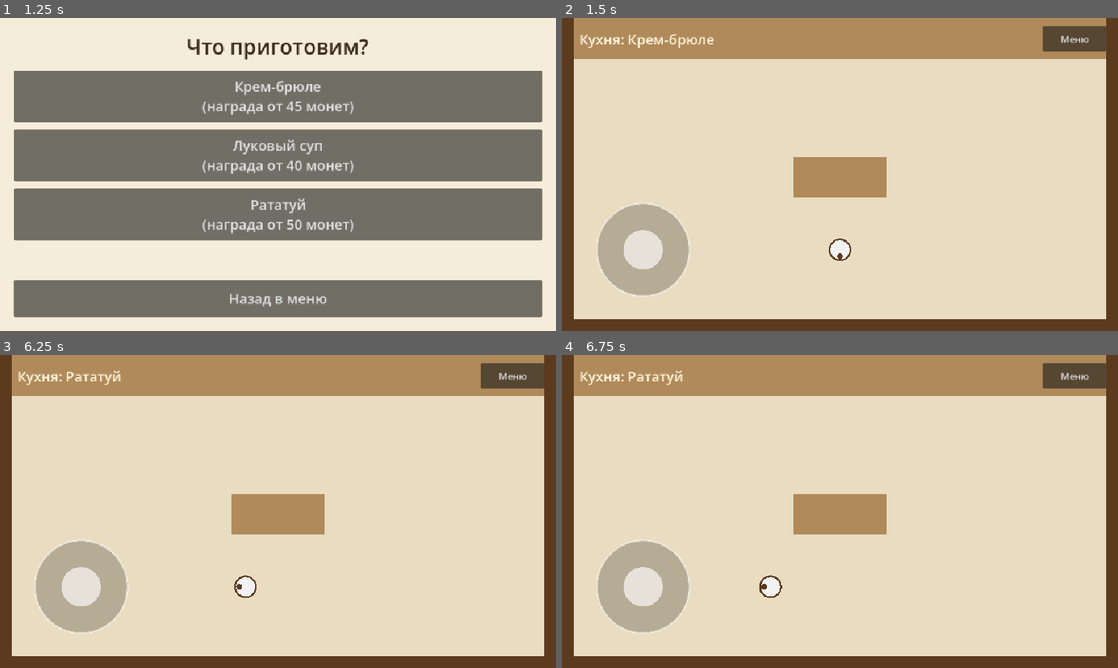
Above: before the commit, frames 1-4 (two rows, left to right).
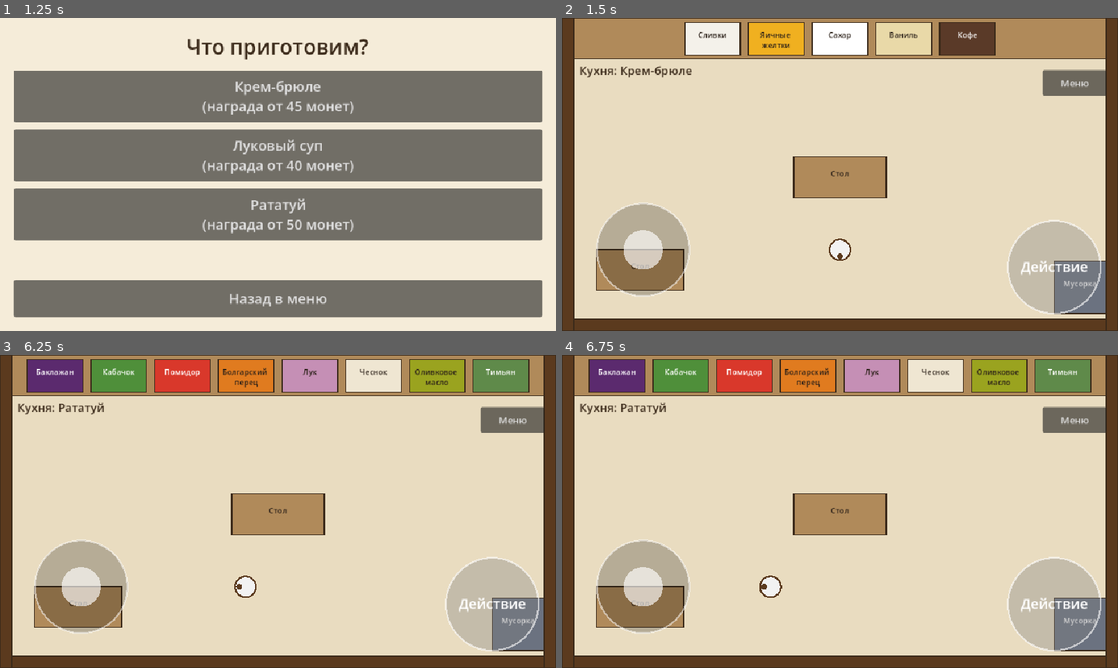
Above: after the commit, the same moments.

Repository: makedonski792-dot/Cheef-NAT
Game: Godot game, scene res://scenes/main_menu.tscn
The game is run twice, just before and just after one commit, with the same random seed, the same clock (stepped at 60 frames per second) and the same inputs.
Inputs (mouse positions are in pixels of both pictures, inside the frame that each line leads up to):
- Up to frame 1 (1.25 s): click "Готовить" at 0.5 s
- Up to frame 2 (1.5 s): click "Крем-брюле (награда от 45 мон…" at 1.25 s
- Up to frame 3 (6.25 s): click "Меню" at 2 s; tap Enter (ui_accept) at 2.75, 4.25, 5.75 s; move the mouse to (400, 495) at 2.77 s; hold Right (ui_right) 2.78-3.5 s; hold Enter (ui_accept) 2.78-3.5 s; click (400, 495) at 2.92 s; drag from (166, 527) to (250, 574) at 3.52 s; move the mouse to (333, 442) at 4.27 s; hold Right (ui_right) 4.28-5 s; hold Enter (ui_accept) 4.28-5 s; click (333, 442) at 4.42 s; drag from (250, 574) to (111, 464) at 5.02 s; move the mouse to (444, 558) at 5.77 s; hold Left (ui_left) from 5.78 s (still down); hold Enter (ui_accept) from 5.78 s (still down); click (444, 558) at 5.92 s
- Up to frame 4 (6.75 s): release Left (ui_left) at 6.5 s; release Enter (ui_accept) at 6.5 s; drag from (673, 464) to (756, 433) at 6.52 s

Frame 1 is identical in both runs. In frame 2, 16% of the frame differs, in the area x 0-100%, y 0-100%; in frame 3, 19%; in frame 4, 19%.

Commit message:
Ящики с ингредиентами, столы, мусорка и кнопка действия (взять/положить)
Co-Authored-By: Claude Sonnet 5.5 <noreply@anthropic.com>

Diff:
--- a/data/ingredients.json
+++ b/data/ingredients.json
@@ -1,20 +1,20 @@
 {
-	"onion": {"name": "Лук", "emoji": "🧅"},
-	"butter": {"name": "Сливочное масло", "emoji": "🧈"},
-	"beef_broth": {"name": "Говяжий бульон", "emoji": "🍲"},
-	"white_wine": {"name": "Белое вино", "emoji": "🍷"},
-	"baguette": {"name": "Багет", "emoji": "🥖"},
-	"gruyere": {"name": "Сыр грюйер", "emoji": "🧀"},
-	"eggplant": {"name": "Баклажан", "emoji": "🍆"},
-	"zucchini": {"name": "Кабачок", "emoji": "🥒"},
-	"tomato": {"name": "Помидор", "emoji": "🍅"},
-	"bell_pepper": {"name": "Болгарский перец", "emoji": "🫑"},
-	"garlic": {"name": "Чеснок", "emoji": "🧄"},
-	"olive_oil": {"name": "Оливковое масло", "emoji": "🫒"},
-	"thyme": {"name": "Тимьян", "emoji": "🌿"},
-	"cream": {"name": "Сливки", "emoji": "🥛"},
-	"egg_yolk": {"name": "Яичные желтки", "emoji": "🥚"},
-	"sugar": {"name": "Сахар", "emoji": "🍬"},
-	"vanilla": {"name": "Ваниль", "emoji": "🌼"},
-	"coffee": {"name": "Кофе", "emoji": "☕"}
+	"onion": {"name": "Лук", "emoji": "🧅", "color": "#c58fb5"},
+	"butter": {"name": "Сливочное масло", "emoji": "🧈", "color": "#f6e27a"},
+	"beef_broth": {"name": "Говяжий бульон", "emoji": "🍲", "color": "#8a5a2b"},
+	"white_wine": {"name": "Белое вино", "emoji": "🍷", "color": "#e8e3a0"},
+	"baguette": {"name": "Багет", "emoji": "🥖", "color": "#d9a65a"},
+	"gruyere": {"name": "Сыр грюйер", "emoji": "🧀", "color": "#f2c94c"},
+	"eggplant": {"name": "Баклажан", "emoji": "🍆", "color": "#5b2a6e"},
+	"zucchini": {"name": "Кабачок", "emoji": "🥒", "color": "#4f8f3a"},
+	"tomato": {"name": "Помидор", "emoji": "🍅", "color": "#d9382b"},
+	"bell_pepper": {"name": "Болгарский перец", "emoji": "🫑", "color": "#e07b1f"},
+	"garlic": {"name": "Чеснок", "emoji": "🧄", "color": "#efe6d2"},
+	"olive_oil": {"name": "Оливковое масло", "emoji": "🫒", "color": "#9aa31f"},
+	"thyme": {"name": "Тимьян", "emoji": "🌿", "color": "#5f8a4a"},
+	"cream": {"name": "Сливки", "emoji": "🥛", "color": "#f4f1ea"},
+	"egg_yolk": {"name": "Яичные желтки", "emoji": "🥚", "color": "#f0b020"},
+	"sugar": {"name": "Сахар", "emoji": "🍬", "color": "#ffffff"},
+	"vanilla": {"name": "Ваниль", "emoji": "🌼", "color": "#e9d9a8"},
+	"coffee": {"name": "Кофе", "emoji": "☕", "color": "#5a3a28"}
 }
--- a/scenes/kitchen.gd
+++ b/scenes/kitchen.gd
@@ -3,13 +3,21 @@
 # Размер кухни 960x540 (горизонтальный экран).
 
 const KITCHEN_SIZE := Vector2(960, 540)
+# Как близко к месту должен подойти повар (от края повара)
+const REACH := Chef.RADIUS + 16.0
 
 var chef: Chef
 var joystick: ScreenJoystick
+var stations: Array[Station] = []
+
+var _focus: Station
+var _hint_label: Label
+var _action_button: ActionButton
 
 
 func _ready() -> void:
 	_build_floor_and_walls()
+	_build_stations()
 
 	# Повар
 	chef = Chef.new()
@@ -20,6 +28,52 @@
 	_build_interface()
 
 
+func _process(_delta: float) -> void:
+	# Ищем ближайшее место, с которым можно что-то сделать, и подсвечиваем его
+	var target := find_station()
+	if target != _focus:
+		if _focus != null:
+			_focus.focused = false
+		_focus = target
+		if _focus != null:
+			_focus.focused = true
+
+	if _focus != null:
+		var verb := _focus.verb(chef)
+		_action_button.label_text = verb
+		_hint_label.text = "%s: %s" % [verb, _focus.target_name(chef)]
+	else:
+		_action_button.label_text = ""
+		_hint_label.text = ""
+
+
+# Пробел или Enter на клавиатуре — то же, что кнопка действия
+func _unhandled_input(event: InputEvent) -> void:
+	if event.is_action_pressed("ui_accept"):
+		do_action()
+
+
+# Выполнить действие с ближайшим подходящим местом
+func do_action() -> void:
+	var target := find_station()
+	if target != null:
+		target.interact(chef)
+
+
+# Ближайшее место, где у повара есть доступное действие (или null)
+func find_station() -> Station:
+	var best: Station = null
+	var best_distance := REACH
+	for station in stations:
+		if station.verb(chef) == "":
+			continue
+		var distance := station.distance_to(chef.position)
+		if distance <= best_distance:
+			best_distance = distance
+			best = station
+	return best
+
+
 # Пол, стены и столы. Всё, что рисуем как блок, ещё и не пускает повара.
 func _build_floor_and_walls() -> void:
 	# Огромный тёмный фон (виден, если экран шире кухни) и сам пол
@@ -28,11 +82,10 @@
 
 	var wall_color := Color("5b3a1e")
 	var counter_color := Color("b08a5a")
-	_add_block(Rect2(0, 0, 960, 70), counter_color)       # длинный стол у верхней стены
-	_add_block(Rect2(0, 520, 960, 20), wall_color)        # нижняя стена
-	_add_block(Rect2(0, 0, 20, 540), wall_color)          # левая стена
-	_add_block(Rect2(940, 0, 20, 540), wall_color)        # правая стена
-	_add_block(Rect2(400, 240, 160, 70), counter_color)   # остров посередине
+	_add_block(Rect2(0, 0, 960, 70), counter_color)   # длинный стол у верхней стены
+	_add_block(Rect2(0, 520, 960, 20), wall_color)    # нижняя стена
+	_add_block(Rect2(0, 0, 20, 540), wall_color)      # левая стена
+	_add_block(Rect2(940, 0, 20, 540), wall_color)    # правая стена
 
 
 func _add_floor(rect: Rect2, color: Color) -> void:
@@ -43,36 +96,65 @@
 	add_child(floor_rect)
 
 
-# Блок с видимой картинкой и твёрдой коллизией
+# Простой твёрдый блок (стена)
 func _add_block(rect: Rect2, color: Color) -> void:
-	var body := StaticBody2D.new()
-	body.position = rect.position
-	add_child(body)
-
-	var shape := CollisionShape2D.new()
-	var rectangle := RectangleShape2D.new()
-	rectangle.size = rect.size
-	shape.shape = rectangle
-	shape.position = rect.size / 2.0
-	body.add_child(shape)
-
-	var picture := ColorRect.new()
-	picture.size = rect.size
-	picture.color = color
-	body.add_child(picture)
+	var block := Station.new()
+	block.setup(rect, color, "")
+	add_child(block)
 
 
-# Экранный слой: заголовок, кнопка «Меню», джойстик
+# Ящики по рецепту, столы и мусорка
+func _build_stations() -> void:
+	var ingredients := RecipeLoader.load_ingredients()
+	var ids: Array = GameState.current_recipe.get("ingredients", [])
+	if ids.is_empty():
+		ids = ["onion", "butter", "beef_broth"]
+
+	# Ящики в ряд вдоль верхнего стола, по центру
+	var cell := 110.0
+	var start := 40.0 + (880.0 - ids.size() * cell) / 2.0
+	for i in ids.size():
+		var crate := Crate.new()
+		crate.setup_crate(ids[i], ingredients.get(ids[i], {}), Rect2(start + i * cell + 7, 8, 96, 56))
+		_add_station(crate)
+
+	# Два стола и мусорка
+	var island := Table.new()
+	island.setup(Rect2(400, 240, 160, 70), Color("b08a5a"), "Стол")
+	_add_station(island)
+
+	var side_table := Table.new()
+	side_table.setup(Rect2(60, 400, 150, 70), Color("b08a5a"), "Стол")
+	_add_station(side_table)
+
+	var bin := TrashBin.new()
+	bin.setup(Rect2(850, 420, 90, 90), Color("6b7280"), "Мусорка")
+	_add_station(bin)
+
+
+func _add_station(station: Station) -> void:
+	add_child(station)
+	stations.append(station)
+
+
+# Экранный слой: заголовок, подсказка, кнопка «Меню», джойстик, кнопка действия
 func _build_interface() -> void:
 	var layer := CanvasLayer.new()
 	add_child(layer)
 
 	var title := Label.new()
 	title.text = "Кухня: %s" % GameState.current_recipe.get("name", "свободная игра")
-	title.position = Vector2(30, 20)
-	title.add_theme_font_size_override("font_size", 24)
-	title.add_theme_color_override("font_color", Color("fff4dc"))
+	title.position = Vector2(30, 76)
+	title.add_theme_font_size_override("font_size", 20)
+	title.add_theme_color_override("font_color", Color("3b2a1a"))
 	layer.add_child(title)
+
+	# Подсказка: что произойдёт по кнопке действия
+	_hint_label = Label.new()
+	_hint_label.position = Vector2(30, 102)
+	_hint_label.add_theme_font_size_override("font_size", 22)
+	_hint_label.add_theme_color_override("font_color", Color("8a3b00"))
+	layer.add_child(_hint_label)
 
 	var menu_button := Button.new()
 	menu_button.text = "Меню"
@@ -81,7 +163,7 @@
 	menu_button.anchor_right = 1.0
 	menu_button.offset_left = -130
 	menu_button.offset_right = -20
-	menu_button.offset_top = 14
+	menu_button.offset_top = 90
 	menu_button.pressed.connect(_on_menu_pressed)
 	layer.add_child(menu_button)
 
@@ -89,6 +171,10 @@
 	layer.add_child(joystick)
 	chef.joystick = joystick
 
+	_action_button = ActionButton.new()
+	_action_button.pressed.connect(do_action)
+	layer.add_child(_action_button)
+
 
 func _on_menu_pressed() -> void:
 	get_tree().change_scene_to_file("res://scenes/main_menu.tscn")
--- /dev/null
+++ b/scripts/action_button.gd
@@ -0,0 +1,55 @@
+class_name ActionButton
+extends Control
+# Большая круглая кнопка действия справа внизу. Как и джойстик, понимает
+# касания разными пальцами, поэтому её можно жать, не отпуская джойстик.
+
+signal pressed
+
+const RADIUS := 80.0
+
+# Что написано на кнопке («Взять»). Пусто = сейчас делать нечего.
+var label_text := "":
+	set(value):
+		if label_text != value:
+			label_text = value
+			queue_redraw()
+
+var _touch_index := -1
+
+
+func _ready() -> void:
+	# Прижимаем к правому нижнему углу, размер 160x160
+	anchor_left = 1.0
+	anchor_right = 1.0
+	anchor_top = 1.0
+	anchor_bottom = 1.0
+	offset_left = -190.0
+	offset_right = -30.0
+	offset_top = -190.0
+	offset_bottom = -30.0
+	mouse_filter = Control.MOUSE_FILTER_IGNORE
+
+
+func _input(event: InputEvent) -> void:
+	if event is InputEventScreenTouch:
+		if event.pressed and _touch_index == -1:
+			if event.position.distance_to(get_global_rect().get_center()) <= RADIUS * 1.15:
+				_touch_index = event.index
+				pressed.emit()
+				queue_redraw()
+		elif not event.pressed and event.index == _touch_index:
+			_touch_index = -1
+			queue_redraw()
+
+
+func _draw() -> void:
+	var c := size / 2.0
+	var active := label_text != ""
+	var color := Color(0.95, 0.6, 0.1, 0.85) if active else Color(0.5, 0.5, 0.5, 0.35)
+	if _touch_index != -1:
+		color = color.darkened(0.3)
+	draw_circle(c, RADIUS, color)
+	draw_arc(c, RADIUS, 0.0, TAU, 48, Color(1, 1, 1, 0.6), 3.0)
+	var text := label_text if active else "Действие"
+	draw_string(ThemeDB.fallback_font, Vector2(0, c.y + 8), text,
+			HORIZONTAL_ALIGNMENT_CENTER, size.x, 24, Color.WHITE)
--- a/scripts/chef.gd
+++ b/scripts/chef.gd
@@ -11,6 +11,11 @@
 # Куда смотрит повар (понадобится, чтобы брать предметы перед собой)
 var facing := Vector2.DOWN
 
+# Что повар держит в руках (null — руки пусты)
+var held: FoodItem = null
+
+var _held_view: ItemView
+
 
 func _ready() -> void:
 	# Круглая «коллизия» — граница, которой повар упирается в стены
@@ -19,6 +24,25 @@
 	circle.radius = RADIUS
 	shape.shape = circle
 	add_child(shape)
+
+	# Предмет в руках рисуем над головой повара
+	_held_view = ItemView.new()
+	_held_view.position = Vector2(0, -38)
+	add_child(_held_view)
+
+
+# Взять предмет в руки
+func hold(item: FoodItem) -> void:
+	held = item
+	_held_view.set_item(item)
+
+
+# Отдать предмет из рук (возвращает его, руки становятся пустыми)
+func drop() -> FoodItem:
+	var item := held
+	held = null
+	_held_view.set_item(null)
+	return item
 
 
 func _physics_process(_delta: float) -> void:
--- /dev/null
+++ b/scripts/crate.gd
@@ -0,0 +1,24 @@
+class_name Crate
+extends Station
+# Ящик с ингредиентом: из него можно взять сколько угодно штук (по одной).
+
+var ingredient_id: String
+var info: Dictionary
+
+
+# r — как выглядит ящик; он стоит на столе у стены, поэтому сам не твёрдый
+func setup_crate(id: String, ingredient_info: Dictionary, r: Rect2) -> void:
+	ingredient_id = id
+	info = ingredient_info
+	setup(r, Color(info.get("color", "#cccccc")), info.get("name", id), false)
+	# Достать можно, подойдя к столу у ящика (расширяем зону до стены)
+	reach_rect = Rect2(r.position.x - 7, 0, r.size.x + 14, 70)
+
+
+func verb(chef: Chef) -> String:
+	return "Взять" if chef.held == null else ""
+
+
+func interact(chef: Chef) -> void:
+	if chef.held == null:
+		chef.hold(FoodItem.new(ingredient_id, info))
--- /dev/null
+++ b/scripts/food_item.gd
@@ -0,0 +1,16 @@
+class_name FoodItem
+extends RefCounted
+# Предмет еды, который повар может держать в руках или положить на стол.
+# state пригодится позже: «raw» (сырой), потом «chopped» (нарезанный) и т.д.
+
+var id: String
+var name: String
+var color: Color
+var state := "raw"
+
+
+# ingredient_id — id из ingredients.json, info — запись этого ингредиента
+func _init(ingredient_id: String, info: Dictionary) -> void:
+	id = ingredient_id
+	name = info.get("name", ingredient_id)
+	color = Color(info.get("color", "#cccccc"))
--- /dev/null
+++ b/scripts/item_view.gd
@@ -0,0 +1,39 @@
+class_name ItemView
+extends Node2D
+# Картинка предмета: цветной кружок и подпись. Используют повар и столы.
+
+var _item: FoodItem
+var _label: Label
+
+
+func _ready() -> void:
+	_label = Label.new()
+	_label.size = Vector2(110, 18)
+	_label.position = Vector2(-55, -34)
+	_label.horizontal_alignment = HORIZONTAL_ALIGNMENT_CENTER
+	_label.add_theme_font_size_override("font_size", 12)
+	_label.add_theme_color_override("font_color", Color.WHITE)
+	_label.add_theme_color_override("font_outline_color", Color.BLACK)
+	_label.add_theme_constant_override("outline_size", 4)
+	add_child(_label)
+	_refresh()
+
+
+# Показать предмет (или null, чтобы убрать)
+func set_item(item: FoodItem) -> void:
+	_item = item
+	if _label != null:
+		_refresh()
+	queue_redraw()
+
+
+func _refresh() -> void:
+	_label.text = _item.name if _item != null else ""
+	_label.visible = _item != null
+
+
+func _draw() -> void:
+	if _item == null:
+		return
+	draw_circle(Vector2.ZERO, 13.0, _item.color)
+	draw_arc(Vector2.ZERO, 13.0, 0.0, TAU, 24, Color("3b2a1a"), 2.0)
--- /dev/null
+++ b/scripts/station.gd
@@ -0,0 +1,75 @@
+class_name Station
+extends StaticBody2D
+# Базовый класс «места на кухне», с которым повар взаимодействует:
+# ящик, стол, мусорка (позже доска, плита, духовка).
+# Наследники переопределяют verb(), target_name() и interact().
+
+# Подсвечена жёлтой рамкой, когда повар рядом и может что-то сделать
+var focused := false:
+	set(value):
+		if focused != value:
+			focused = value
+			queue_redraw()
+
+# Прямоугольник, до которого считаем расстояние от повара (в мировых координатах)
+var reach_rect: Rect2
+
+var _visual_size: Vector2
+var _fill: Color
+var _text_color: Color
+var _label := ""
+
+
+# Создать место: r — прямоугольник на кухне, solid — не пускает ли повара
+func setup(r: Rect2, color: Color, label: String, solid := true) -> void:
+	position = r.position
+	reach_rect = r
+	_visual_size = r.size
+	_fill = color
+	_label = label
+	# Тёмный текст на светлом фоне и белый на тёмном
+	_text_color = Color("2b2018") if color.get_luminance() > 0.5 else Color.WHITE
+
+	if solid:
+		var shape := CollisionShape2D.new()
+		var rectangle := RectangleShape2D.new()
+		rectangle.size = r.size
+		shape.shape = rectangle
+		shape.position = r.size / 2.0
+		add_child(shape)
+	queue_redraw()
+
+
+# Расстояние от точки до этого места (0, если точка внутри)
+func distance_to(point: Vector2) -> float:
+	var nearest := Vector2(
+		clampf(point.x, reach_rect.position.x, reach_rect.end.x),
+		clampf(point.y, reach_rect.position.y, reach_rect.end.y)
+	)
+	return point.distance_to(nearest)
+
+
+# Что сделает кнопка действия («Взять», «Положить»). Пусто, если делать нечего.
+func verb(_chef: Chef) -> String:
+	return ""
+
+
+# Название объекта действия для подсказки («Лук»)
+func target_name(_chef: Chef) -> String:
+	return _label
+
+
+# Выполнить действие
+func interact(_chef: Chef) -> void:
+	pass
+
+
+func _draw() -> void:
+	draw_rect(Rect2(Vector2.ZERO, _visual_size), _fill)
+	draw_rect(Rect2(Vector2.ZERO, _visual_size), Color("3b2a1a"), false, 2.0)
+	if focused:
+		draw_rect(Rect2(Vector2.ZERO, _visual_size).grow(3), Color("ffe94d"), false, 4.0)
+	if _label != "":
+		var font := ThemeDB.fallback_font
+		draw_multiline_string(font, Vector2(0, _visual_size.y / 2.0 - 2.0), _label,
+				HORIZONTAL_ALIGNMENT_CENTER, _visual_size.x, 13, 3, _text_color)
--- /dev/null
+++ b/scripts/table.gd
@@ -0,0 +1,37 @@
+class_name Table
+extends Station
+# Стол: на него можно положить один предмет и забрать обратно.
+
+var slot: FoodItem = null
+var _view: ItemView
+
+
+func setup(r: Rect2, color: Color, label: String, solid := true) -> void:
+	super.setup(r, color, label, solid)
+	_view = ItemView.new()
+	_view.position = r.size / 2.0 + Vector2(0, 8)
+	add_child(_view)
+
+
+func verb(chef: Chef) -> String:
+	if chef.held != null and slot == null:
+		return "Положить"
+	if chef.held == null and slot != null:
+		return "Взять"
+	return ""
+
+
+func target_name(chef: Chef) -> String:
+	if chef.held != null:
+		return chef.held.name
+	return slot.name if slot != null else _label
+
+
+func interact(chef: Chef) -> void:
+	if chef.held != null and slot == null:
+		slot = chef.drop()
+		_view.set_item(slot)
+	elif chef.held == null and slot != null:
+		chef.hold(slot)
+		slot = null
+		_view.set_item(null)
--- /dev/null
+++ b/scripts/trash_bin.gd
@@ -0,0 +1,16 @@
+class_name TrashBin
+extends Station
+# Мусорка: сюда можно выбросить предмет, который держит повар.
+
+
+func verb(chef: Chef) -> String:
+	return "Выбросить" if chef.held != null else ""
+
+
+func target_name(chef: Chef) -> String:
+	return chef.held.name if chef.held != null else _label
+
+
+func interact(chef: Chef) -> void:
+	if chef.held != null:
+		chef.drop()
--- /dev/null
+++ b/tests/test_interaction.gd
@@ -0,0 +1,64 @@
+extends SceneTree
+# Проверка ящиков, столов и мусорки без окна.
+#   Godot --headless --path . --script tests/test_interaction.gd
+
+var failures := 0
+
+
+func check(condition: bool, message: String) -> void:
+	if condition:
+		print("  ок: ", message)
+	else:
+		failures += 1
+		print("  ОШИБКА: ", message)
+
+
+func _init() -> void:
+	await process_frame
+
+	# Берём рецепт «Луковый суп»
+	var game_state = root.get_node("GameState")
+	for recipe in RecipeLoader.load_recipes():
+		if recipe["id"] == "onion_soup":
+			game_state.current_recipe = recipe
+
+	var kitchen: Node2D = load("res://scenes/kitchen.tscn").instantiate()
+	root.add_child(kitchen)
+	await physics_frame
+	await physics_frame
+	var chef: Chef = kitchen.chef
+
+	var crates: Array = kitchen.stations.filter(func(s): return s is Crate)
+	check(crates.size() == 6, "для супа поставлено 6 ящиков")
+
+	print("Ящик")
+	var crate: Crate = crates[0]
+	chef.position = Vector2(crate.reach_rect.get_center().x, 95)
+	kitchen.do_action()
+	check(chef.held != null and chef.held.id == crate.ingredient_id, "из ящика взят «%s»" % crate.ingredient_id)
+
+	var held_id := chef.held.id
+	chef.position = Vector2(crates[1].reach_rect.get_center().x, 95)
+	kitchen.do_action()
+	check(chef.held.id == held_id, "с полными руками из другого ящика ничего не взять")
+
+	print("Стол")
+	chef.position = Vector2(480, 335)
+	await physics_frame
+	check(kitchen.find_station() is Table, "возле острова доступен стол")
+	kitchen.do_action()
+	check(chef.held == null, "предмет выложен на стол, руки пусты")
+	kitchen.do_action()
+	check(chef.held != null and chef.held.id == held_id, "предмет снова взят со стола")
+
+	print("Мусорка")
+	chef.position = Vector2(830, 460)
+	await physics_frame
+	check(kitchen.find_station() is TrashBin, "возле мусорки доступно действие")
+	kitchen.do_action()
+	check(chef.held == null, "предмет выброшен")
+	check(kitchen.find_station() == null, "с пустыми руками мусорка не предлагает действий")
+
+	print("")
+	print("ВСЕ ТЕСТЫ ПРОШЛИ" if failures == 0 else "ПРОВАЛЕНО ТЕСТОВ: %d" % failures)
+	quit(failures)
Not shown, added: scripts/action_button.gd.uid
Not shown, added: scripts/crate.gd.uid
Not shown, added: scripts/food_item.gd.uid
Not shown, added: scripts/item_view.gd.uid
Not shown, added: scripts/station.gd.uid
Not shown, added: scripts/table.gd.uid
Not shown, added: scripts/trash_bin.gd.uid
Not shown, added: tests/test_interaction.gd.uid
